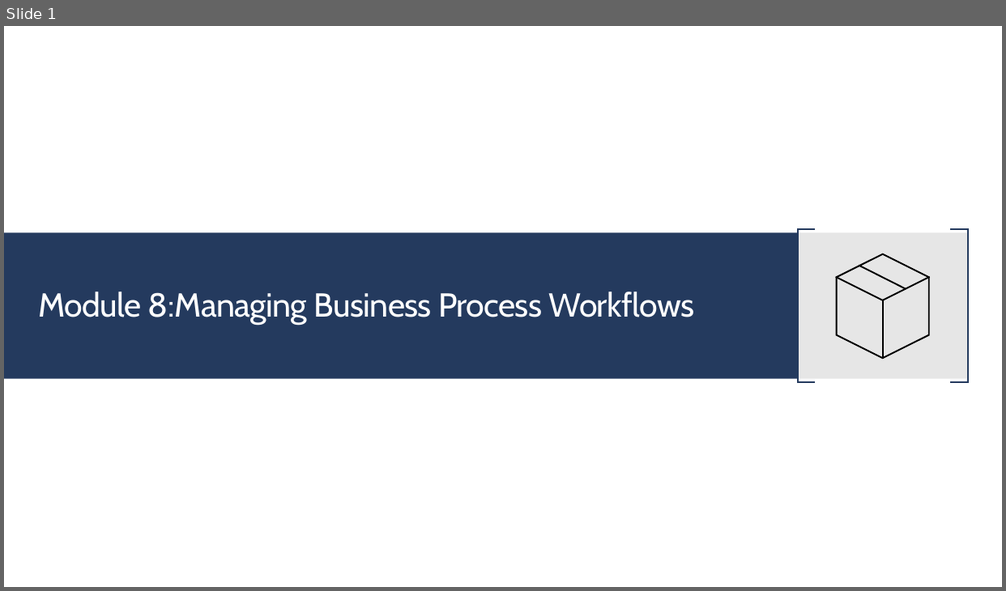
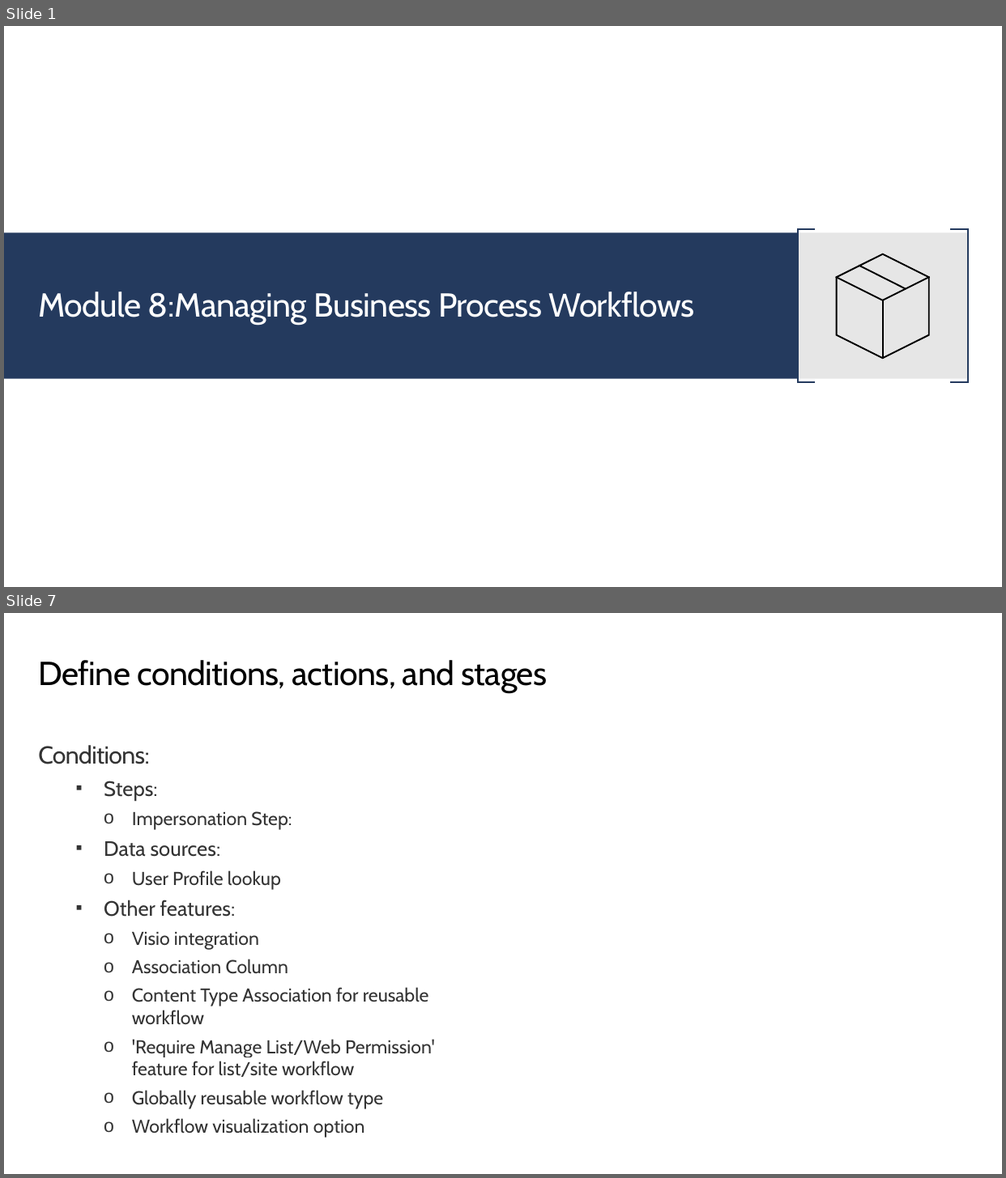
Before and after one commit to JPOWER4/SharePoint-2019-Training, a slide deck: Microsoft SharePoint 2019 Module 8.pptx. Shown one above the other, each under a label of ours: slide 1 before the commit, slides 1 and 7 after it; the slides between them are not shown. The pictures are 1006x591 and 1006x1178 pixels, drawn with LibreOffice and Linux fonts; fonts in the diff are those of the drawing. Boxes give left, top, right and bottom in pixels: in the first picture for what was removed or moved away, otherwise in the second. Text is boxed around its words. In the diff, an @@ line names an element or a change of style, - is before the commit and + after.

```diff
--- a/Microsoft SharePoint 2019 Module 8.pptx
+++ b/Microsoft SharePoint 2019 Module 8.pptx
@@ slide 7 added at <box>4,613,1002,1174</box>, background #FFFFFF @@
@@ title added at <box>38,660,547,693</box>, 32 pt, text #000000 @@
+Define conditions, actions, and stages
@@ text added at <box>38,745,435,1138</box>, 18 pt, text #333333 @@
+Conditions:
+  ▪ Steps:
+    o Impersonation Step:
+  ▪ Data sources:
+    o User Profile lookup
+  ▪ Other features:
+    o Visio integration
+    o Association Column
+    o Content Type Association for reusable workflow
+    o 'Require Manage List/Web Permission' feature for list/site workflow
+    o Globally reusable workflow type
+    o Workflow visualization option
```
Also in this commit, not shown: 5 slides changed, 1 other slide added, 1 slide removed, 5 other files.
